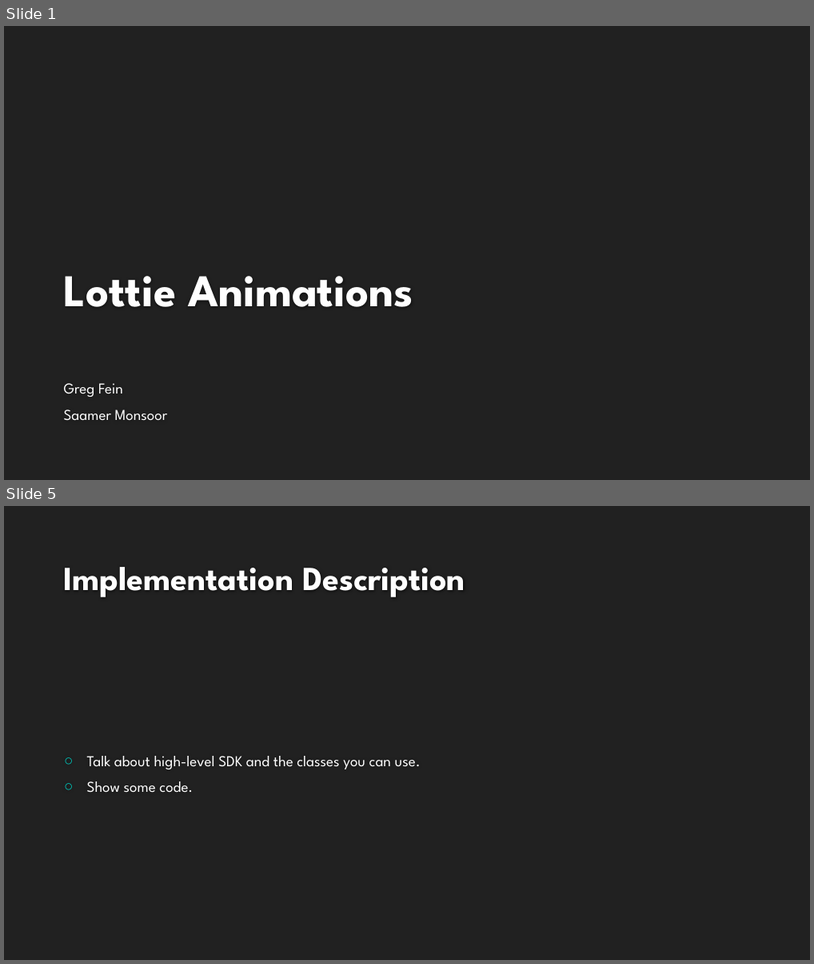
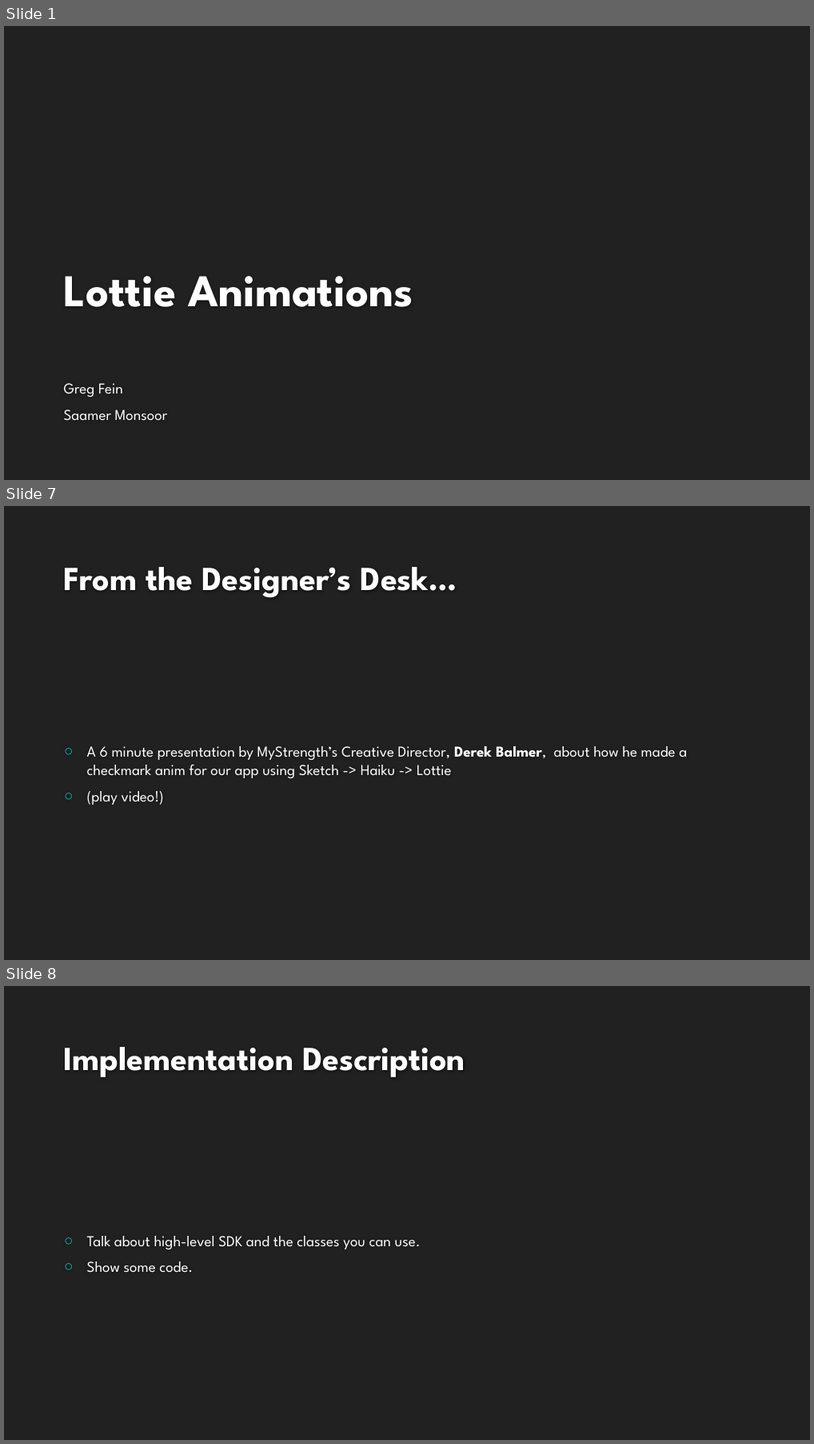
Before and after one commit to saamerm/Xamarin-Native-Forms-Swift-Lottie, a slide deck: Presentation.pptx. Shown one above the other, each under a label of ours: slides 1 and 5 before the commit, slides 1, 7 and 8 after it; the slides between them are not shown. The pictures are 814x964 and 814x1444 pixels, drawn with LibreOffice and Linux fonts; fonts in the diff are those of the drawing; background and template pictures are left out. Boxes give left, top, right and bottom in pixels: in the first picture for what was removed or moved away, otherwise in the second. Text is boxed around its words. In the diff, an @@ line names an element or a change of style, - is before the commit and + after.

```diff
--- a/Presentation.pptx
+++ b/Presentation.pptx
@@ slide 7 added at box(4, 506, 810, 960), background #212121 @@
@@ title added at box(64, 567, 457, 597), 40 pt, text #FEFEFE, bold @@
+From the Designer’s Desk…
@@ text added at box(87, 746, 687, 804), 18 pt, text #FFFFFF @@
+○ A 6 minute presentation by MyStrength’s Creative Director, Derek Balmer, about how he made a checkmark anim for our app using Sketch -> Haiku -> Lottie
+○ (play video!)
@@ what was slide 5 is now slide 8 @@
```
Also in this commit, not shown: 1 slide changed, 4 other slides added, 2 slides removed, 7 other files.
